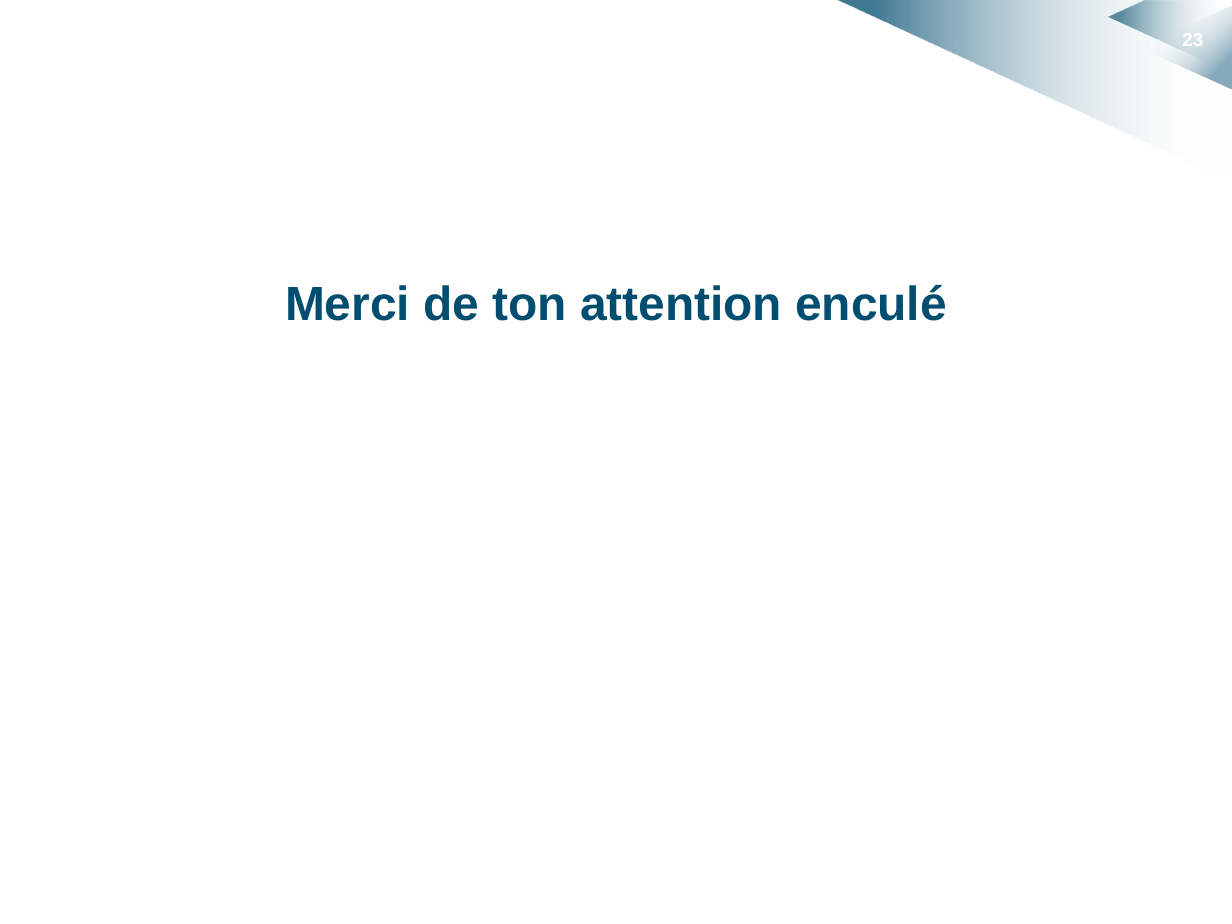
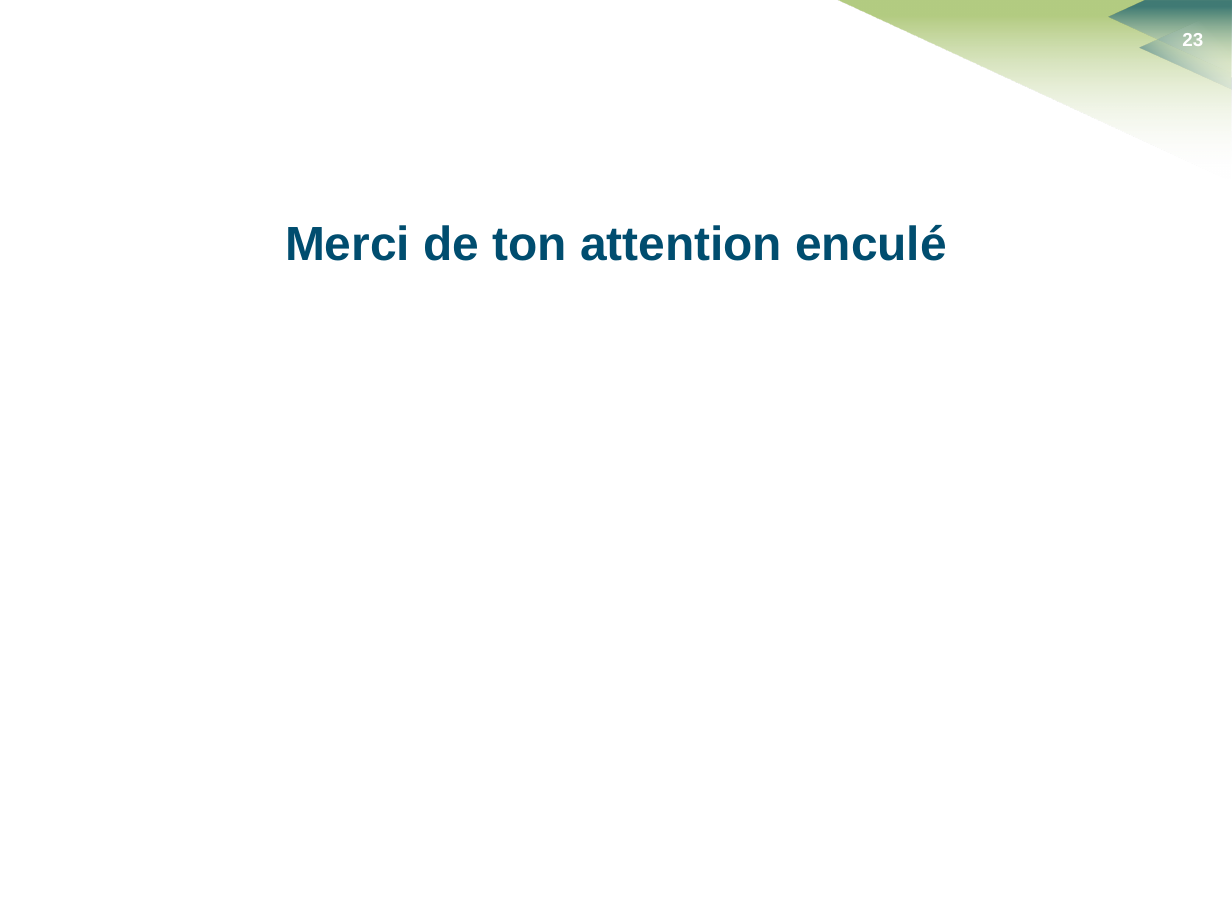
Before and after one commit to HKervadec/korrigolo, a slide deck: slide 23 of soutenances/planification/soutenance_planification.pptx. Drawn at 1232x924 pixels with LibreOffice and Linux fonts; fonts in the diff are those of the drawing; background and template pictures are left out. Boxes give left, top, right and bottom in pixels: in the first picture for what was removed or moved away, otherwise in the second. Text is boxed around its words. In the diff, an @@ line names an element or a change of style, - is before the commit and + after.

```diff
--- a/soutenances/planification/soutenance_planification.pptx
+++ b/soutenances/planification/soutenance_planification.pptx
@@ freeform shape at box(837, 0, 1232, 181): fill gradient #FFFFFF to #004D6F to gradient #FFFFFF to #9BBB59; outline redrawn @@
@@ freeform shape at box(1108, 1, 1231, 73): outline redrawn @@
@@ triangle at box(1140, 6, 1232, 89): proportions changed @@
@@ page number rewrapped from box(1182, 30, 1203, 51) to box(1182, 33, 1203, 46) @@
@@ text "Merci de ton attention enculé" at box(285, 225, 947, 261): less space between paragraphs @@
```
Also in this commit, not shown: 21 other slides changed, 1 slide added, 1 slide removed, 2 other files.
